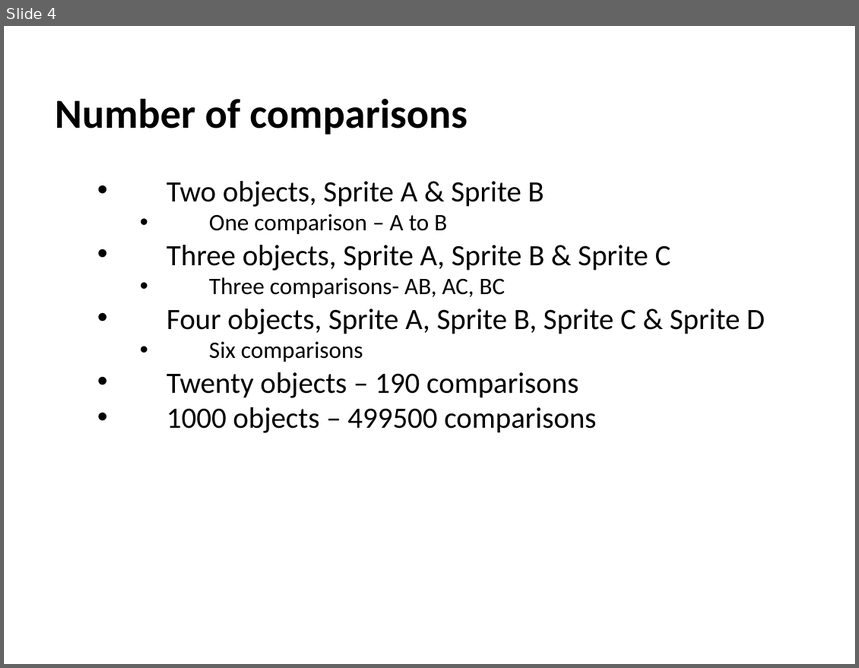
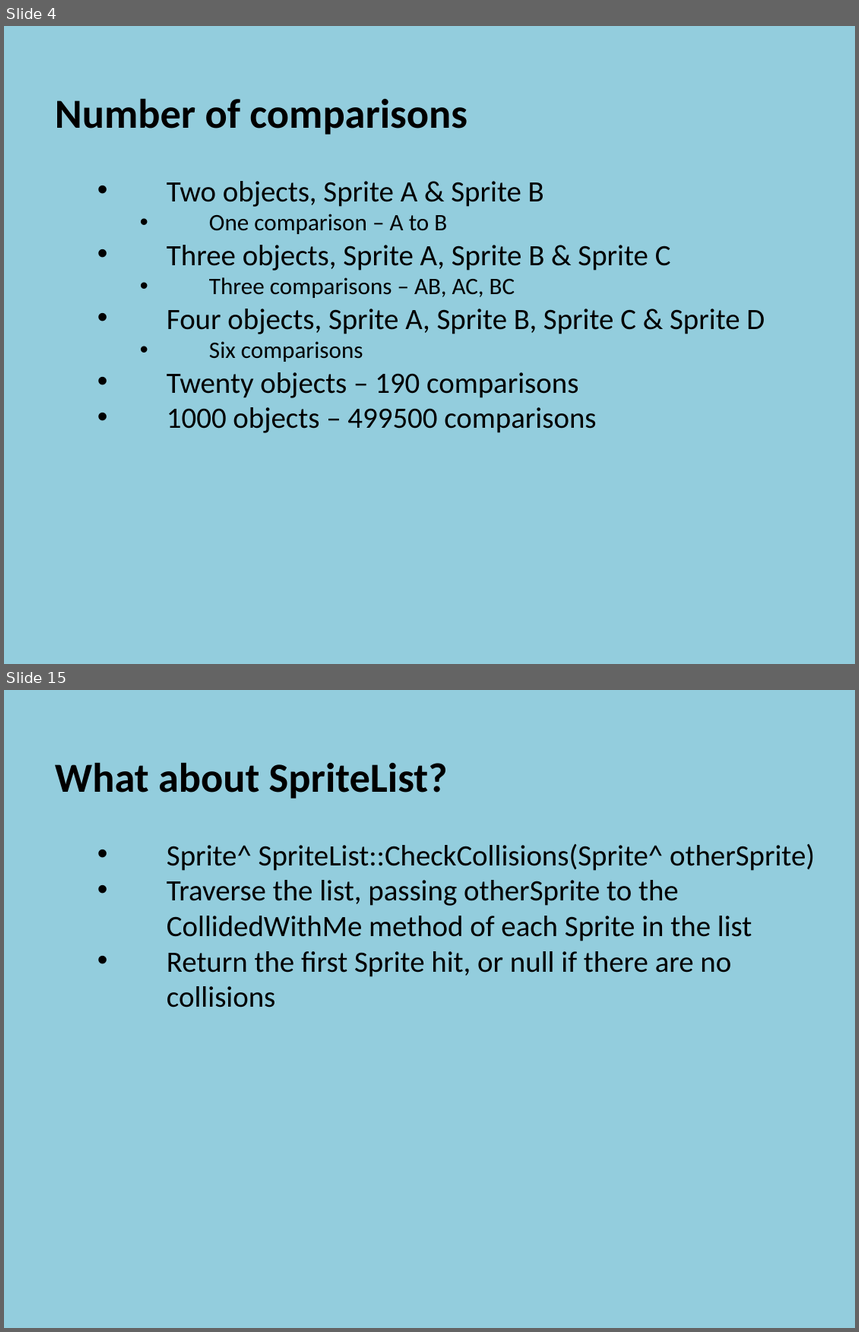
Before and after one commit to szetko/course-materials, a slide deck: Programming 4/08.2 NPC Collision/08.2 NPC Collision.pptx. Shown one above the other, each under a label of ours: slide 4 before the commit, slides 4 and 15 after it; the slides between them are not shown. The pictures are 859x668 and 859x1332 pixels, drawn with LibreOffice and Linux fonts; fonts in the diff are those of the drawing. Boxes give left, top, right and bottom in pixels: in the first picture for what was removed or moved away, otherwise in the second. Text is boxed around its words. In the diff, an @@ line names an element or a change of style, - is before the commit and + after.

Commit message:
Add
08.2 NPC Collision

```diff
--- a/Programming 4/08.2 NPC Collision/08.2 NPC Collision.pptx
+++ b/Programming 4/08.2 NPC Collision/08.2 NPC Collision.pptx
@@ slide 15 added at [4,690,855,1328], background #93CDDD @@
@@ text added at [55,762,815,1008], 25 pt, text #000000 @@
+  What about SpriteList?
+    • Sprite^ SpriteList::CheckCollisions(Sprite^ otherSprite)
+    • Traverse the list, passing otherSprite to the CollidedWithMe method of each Sprite in the list
+    • Return the first Sprite hit, or null if there are no collisions
@@ slide 4 changed as well @@
@@ background #FFFFFF to #93CDDD @@
@@ text at [209,278,515,298]: text changed @@
-      • Three comparisons- AB, AC, BC
+      • Three comparisons – AB, AC, BC
```
Also in this commit, not shown: 4 other slides changed, 12 other slides added, 27 other files.
